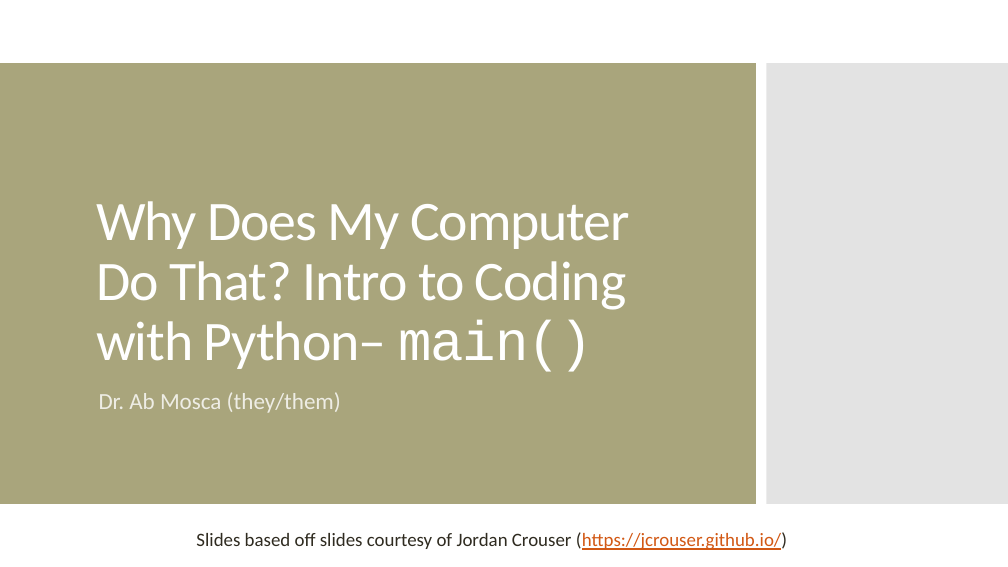
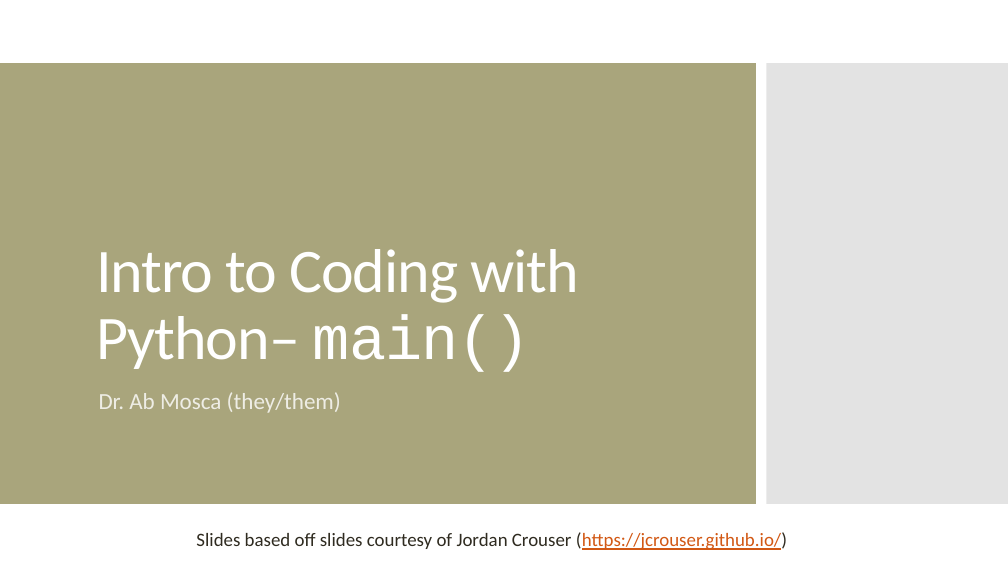
Before and after one commit to amosca01/CAIS117-S24, a slide deck: slide 1 of slides/14-main.pptx. Drawn at 1008x567 pixels with LibreOffice and Linux fonts; fonts in the diff are those of the drawing. Boxes give left, top, right and bottom in pixels: in the first picture for what was removed or moved away, otherwise in the second. Text is boxed around its words. In the diff, an @@ line names an element or a change of style, - is before the commit and + after.

```diff
--- a/slides/14-main.pptx
+++ b/slides/14-main.pptx
@@ title at box(96, 249, 579, 372): text changed; size 53.1 to 59 pt @@
-Why Does My Computer Do That? Intro to Coding with Python– main()
+Intro to Coding with Python– main()
```
Also in this commit, not shown: 1 other slide changed, 5 other files.
